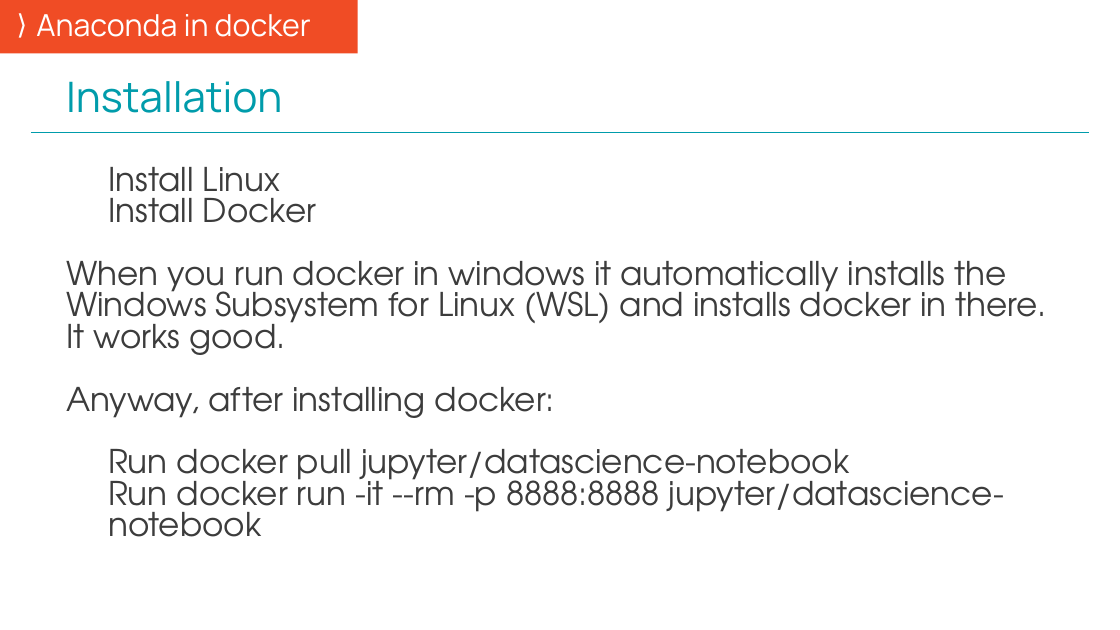
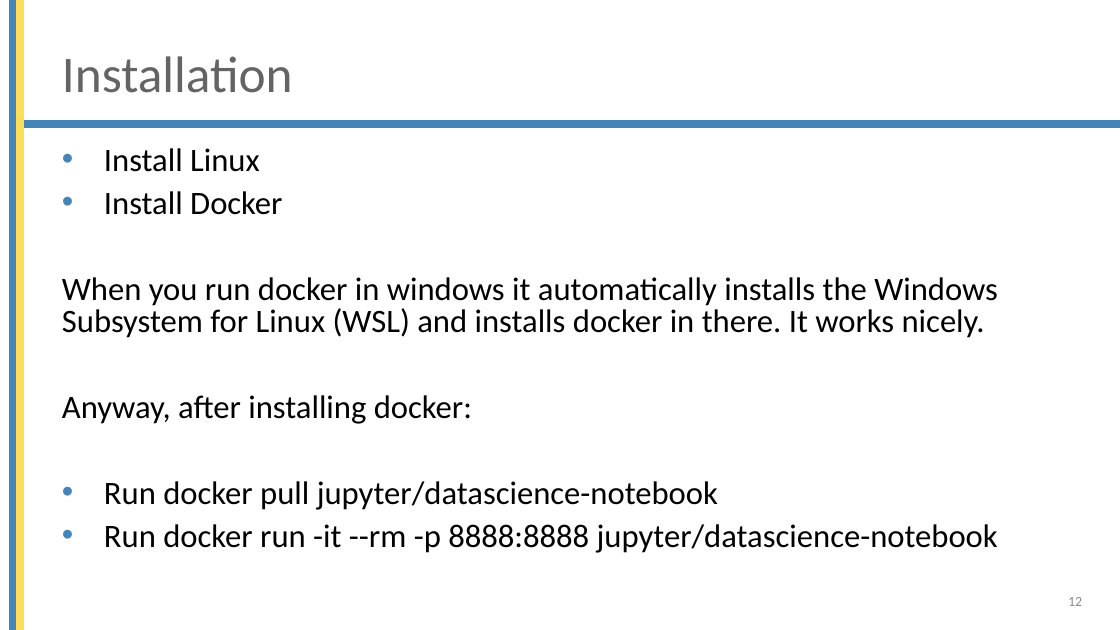
Before and after one commit to mjochen/Cello_AI, a slide deck: slide 12 of ppts/2 - Working environment overview.pptx. Drawn at 1120x630 pixels with LibreOffice and Linux fonts; fonts in the diff are those of the drawing; background and template pictures are left out. Boxes give left, top, right and bottom in pixels: in the first picture for what was removed or moved away, otherwise in the second. Text is boxed around its words. In the diff, an @@ line names an element or a change of style, - is before the commit and + after.

```diff
--- a/ppts/2 - Working environment overview.pptx
+++ b/ppts/2 - Working environment overview.pptx
@@ text removed at <box>0,0,358,54</box> @@
-⟩ Anaconda in docker
@@ rectangle added at <box>10,0,17,630</box>, fill #4584B6, outline #4584B6 1 pt @@
@@ rectangle added at <box>17,0,24,630</box>, fill #FFDE57, outline #FFDE57 1 pt @@
@@ title "Installation": place and size @@
-title "Installation" at <box>66,81,282,113</box>
+title "Installation" at <box>62,56,293,93</box>
@@ title "Installation" at <box>62,56,293,93</box>: size 36 to 44 pt, font Manrope to Calibri, text colour #009CAB to #646464; vertical alignment bottom to middle @@
@@ rectangle added at <box>16,121,1120,127</box>, fill #4584B6, outline #4584B6 1 pt @@
@@ line removed from (31, 132) to (1090, 132) @@
@@ text "Install Linux": place and size @@
-text "Install Linux" at <box>66,167,1047,537</box>
+text "Install Linux" at <box>62,148,998,553</box>
@@ text at <box>62,148,998,553</box>: font TeX Gyre Adventor to Calibri, text colour #3C3C3C to #000000 in "Install Linux", "Install Docker", "Anyway, after installing docker:", "Run docker pull jupyter/datascience-notebook" and 1 more places; more space between paragraphs; bullet colour #F04C25 to #4584B6 @@
@@ text at <box>62,277,998,338</box>: text changed; font TeX Gyre Adventor to Calibri; text colour #3C3C3C to #000000 @@
-When you run docker in windows it automatically installs the Windows Subsystem for Linux (WSL) and installs docker in there. It works good.
+When you run docker in windows it automatically installs the Windows Subsystem for Linux (WSL) and installs docker in there. It works nicely.
@@ page number added at <box>1068,597,1082,606</box>, 12 pt, text #8C8C8C @@
+12
```
Also in this commit, not shown: 27 other slides changed, 5 other files.
